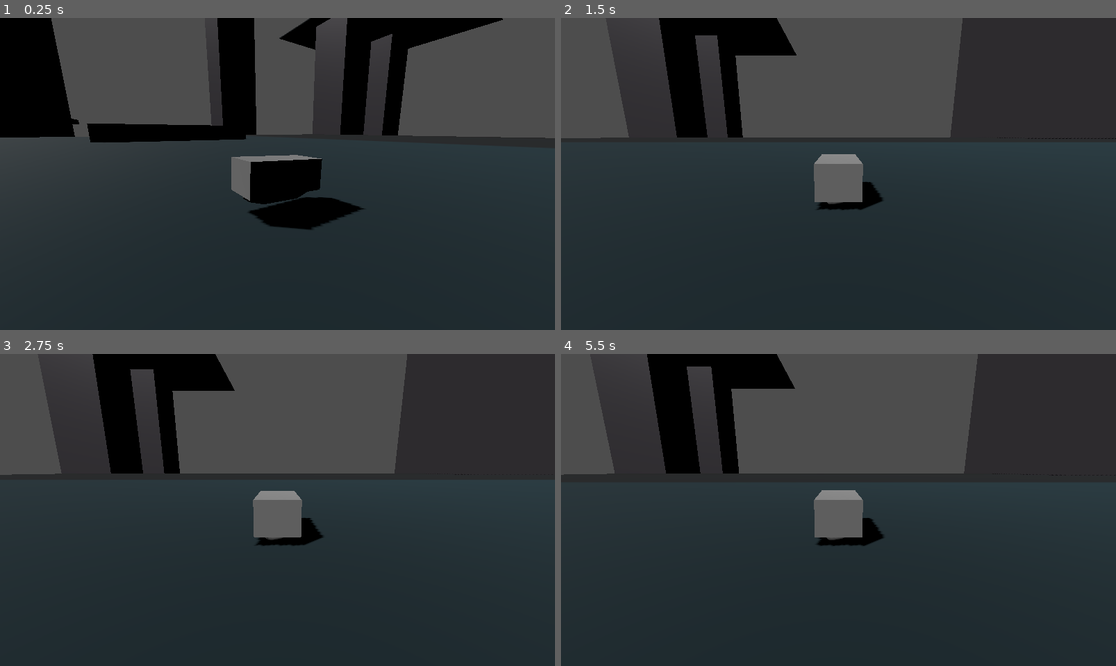
Above: before the commit, frames 1-4 (two rows, left to right).
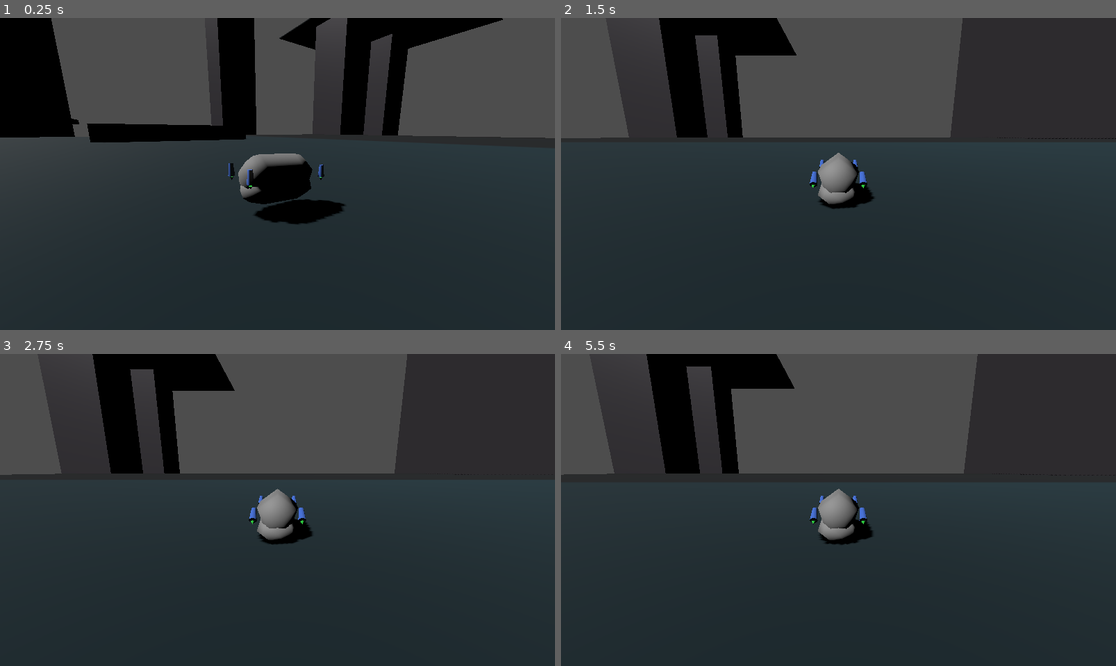
Above: after the commit, the same moments.

Repository: TaxiService/fcar
Game: Godot game, scene res://main.tscn
Two runs of this game, one before a commit and one after it. Both use one fixed random seed, a clock stepped at 60 frames per second and the inputs below. The engine's default icon, where the game draws it, is replaced by a stand-in: a white triangle on a blue panel in a dark square.
Inputs (mouse positions are in pixels of both pictures, inside the frame that each line leads up to):
- Up to frame 1 (0.25 s): no input
- Up to frame 2 (1.5 s): move the mouse to (866, 174) at 0.52 s; hold W (forward) from 0.53 s (still down); tap Ctrl (toggle_com_compensation, bound only after the commit) at 0.6 s; tap Space (jump) at 0.77 s; move the mouse to (810, 174) at 1.27 s; tap C (crouch) at 1.35 s
- Up to frame 3 (2.75 s): keep holding W (forward); tap Space (jump) at 1.52 s; tap Ctrl (toggle_com_compensation, bound only after the commit) at 1.55, 2.1 s; move the mouse to (288, 503) at 2.02 s
- Up to frame 4 (5.5 s): keep holding W (forward); move the mouse to (832, 516) at 2.77 s; tap Ctrl (toggle_com_compensation, bound only after the commit) at 2.85, 3.8, 4.35, 5.1 s; tap Space (jump) at 3.02, 3.77, 4.52 s; move the mouse to (877, 513) at 3.52 s; hold C (crouch) 3.53-4.28 s; tap Enter at 4.25 s; move the mouse to (794, 506) at 4.27 s; move the mouse to (844, 510) at 5.02 s

The runs differ from the first frame. In frame 1, 1.3% of the frame differs, in the area x 41-66%, y 43-68%; in frame 2, 1.2%; in frame 3, 1.1%; in frame 4, 1.3%.

Commit message:
Add debug visualization, CoM compensation, and heading hold
Debug visualization system:
- Thruster cylinders show direction at each wheel position
- Exhaust arrows point downward like fire, scale with thrust magnitude
- Toggle with debug_thrusters in inspector

Center of Mass compensation:
- Calculates lever arms from CoM for each wheel
- Adjusts thrust per-wheel to prevent unwanted rotation during translation
- Separate compensation for strafe, pitch, throttle, and yaw
- com_compensation_strength slider to dial in exact amount
- Toggle with Control key at runtime

Heading hold system:
- Actively cancels unwanted yaw when not pressing Q/E
- Like a gyroscope that locks heading during translation
- heading_hold_strength parameter for tuning
- Solves CoM-induced yaw more robustly than prediction alone

Input changes:
- Height lock moved to Z key
- CoM compensation toggle on Control key

🤖 Generated with [Claude Code](https://claude.com/claude-code)

Co-Authored-By: Claude Opus 4.5 <noreply@anthropic.com>

Diff:
--- a/FCar.gd
+++ b/FCar.gd
@@ -52,6 +52,12 @@
 @export var unstable_angular_damp: float = 0.8  # Angular damping when disabled/tumbling
 @export var stable_linear_damp: float = 2.0  # Linear damping when stabilizers active
 @export var unstable_linear_damp: float = 0.85  # Linear damping when disabled/tumbling
+@export_category("debug")
+@export var debug_thrusters: bool = false  # Show thruster direction cylinders and force arrows
+@export var com_compensation_enabled: bool = true  # Compensate for center of mass offset
+@export_range(0.0, 3.0, 0.1) var com_compensation_strength: float = 1.0  # How aggressively to compensate (1=calculated, 2=double, 0=none)
+@export var heading_hold_enabled: bool = true  # Actively cancel unwanted yaw when not turning
+@export var heading_hold_strength: float = 15.0  # How strongly to hold heading (higher = more stable)
 
 # Wheel/corner nodes for future force application
 # These should be Marker3D children positioned at the car's corners
@@ -59,6 +65,196 @@
 @onready var wheel_front_right: Node3D = $WheelFrontRight if has_node("WheelFrontRight") else null
 @onready var wheel_back_left: Node3D = $WheelBackLeft if has_node("WheelBackLeft") else null
 @onready var wheel_back_right: Node3D = $WheelBackRight if has_node("WheelBackRight") else null
+
+# Debug visualization
+var debug_cylinders: Array[MeshInstance3D] = []
+var debug_arrows: Array[MeshInstance3D] = []
+
+# CoM compensation - precomputed lever arms and compensation factors
+var wheel_lever_arms: Array[Vector3] = []  # Position of each wheel relative to CoM
+var strafe_compensation: Array[float] = []  # Thrust multiplier for strafing (prevents yaw)
+var pitch_compensation: Array[float] = []   # Thrust multiplier for forward/back (prevents roll)
+var yaw_compensation: Array[float] = []     # Yaw tilt multiplier (balances yaw torque around CoM)
+var throttle_compensation: Array[float] = []  # Thrust multiplier for up/down (prevents pitch/roll)
+
+func _ready():
+	if debug_thrusters:
+		_create_debug_visuals()
+	_calculate_com_compensation()
+
+func _calculate_com_compensation():
+	# Get center of mass (local to the rigid body)
+	var com = center_of_mass if center_of_mass_mode == 1 else Vector3.ZERO
+
+	var wheel_nodes = [wheel_front_left, wheel_front_right, wheel_back_left, wheel_back_right]
+
+	# Clear and recalculate
+	wheel_lever_arms.clear()
+	strafe_compensation.clear()
+	pitch_compensation.clear()
+	yaw_compensation.clear()
+	throttle_compensation.clear()
+
+	# First pass: calculate lever arms and find averages
+	var total_abs_z = 0.0
+	var total_abs_x = 0.0
+	var total_horizontal_dist = 0.0  # Distance in X-Z plane for yaw
+	var valid_count = 0
+
+	for wheel in wheel_nodes:
+		if wheel:
+			var lever = wheel.position - com
+			wheel_lever_arms.append(lever)
+			total_abs_z += abs(lever.z)
+			total_abs_x += abs(lever.x)
+			total_horizontal_dist += sqrt(lever.x * lever.x + lever.z * lever.z)
+			valid_count += 1
+		else:
+			wheel_lever_arms.append(Vector3.ZERO)
+
+	if valid_count == 0:
+		# No wheels, set defaults
+		for i in range(4):
+			strafe_compensation.append(1.0)
+			pitch_compensation.append(1.0)
+			yaw_compensation.append(1.0)
+			throttle_compensation.append(1.0)
+		return
+
+	var avg_abs_z = total_abs_z / valid_count
+	var avg_abs_x = total_abs_x / valid_count
+	var avg_horizontal_dist = total_horizontal_dist / valid_count
+
+	# Second pass: calculate compensation factors
+	# Wheels with larger lever arms get less thrust to prevent unwanted torque
+	for i in range(wheel_nodes.size()):
+		if wheel_nodes[i]:
+			var lever = wheel_lever_arms[i]
+
+			# Strafe compensation: based on Z lever (forward/back distance from CoM)
+			# Larger |Z| means more yaw torque when strafing, so reduce thrust
+			if abs(lever.z) > 0.01:
+				var strafe_comp = avg_abs_z / abs(lever.z)
+				strafe_compensation.append(clamp(strafe_comp, 0.3, 3.0))
+			else:
+				strafe_compensation.append(1.0)
+
+			# Pitch compensation: based on X lever (left/right distance from CoM)
+			# Larger |X| means more roll torque when pitching, so reduce thrust
+			if abs(lever.x) > 0.01:
+				var pitch_comp = avg_abs_x / abs(lever.x)
+				pitch_compensation.append(clamp(pitch_comp, 0.3, 3.0))
+			else:
+				pitch_compensation.append(1.0)
+
+			# Yaw compensation: based on horizontal distance from CoM
+			# Wheels further from CoM in X-Z plane create more yaw torque
+			# So reduce their yaw tilt to balance yaw response
+			var horizontal_dist = sqrt(lever.x * lever.x + lever.z * lever.z)
+			if horizontal_dist > 0.01:
+				var yaw_comp = avg_horizontal_dist / horizontal_dist
+				yaw_compensation.append(clamp(yaw_comp, 0.3, 3.0))
+			else:
+				yaw_compensation.append(1.0)
+
+			# Throttle compensation: based on horizontal distance from CoM
+			# When going up/down, wheels further from CoM create more pitch/roll torque
+			# So reduce their thrust to prevent unwanted rotation during vertical movement
+			if horizontal_dist > 0.01:
+				var throttle_comp = avg_horizontal_dist / horizontal_dist
+				throttle_compensation.append(clamp(throttle_comp, 0.3, 3.0))
+			else:
+				throttle_compensation.append(1.0)
+		else:
+			strafe_compensation.append(1.0)
+			pitch_compensation.append(1.0)
+			yaw_compensation.append(1.0)
+			throttle_compensation.append(1.0)
+
+	if debug_thrusters:
+		print("CoM compensation calculated:")
+		print("  Center of Mass: ", com)
+		print("  Lever arms: ", wheel_lever_arms)
+		print("  Strafe compensation: ", strafe_compensation)
+		print("  Pitch compensation: ", pitch_compensation)
+		print("  Yaw compensation: ", yaw_compensation)
+		print("  Throttle compensation: ", throttle_compensation)
+
+func _create_debug_visuals():
+	var wheel_nodes = [wheel_front_left, wheel_front_right, wheel_back_left, wheel_back_right]
+
+	for wheel in wheel_nodes:
+		if not wheel:
+			continue
+
+		# Create cylinder for thruster direction
+		var cylinder_mesh = MeshInstance3D.new()
+		var cylinder = CylinderMesh.new()
+		cylinder.top_radius = 0.05
+		cylinder.bottom_radius = 0.08
+		cylinder.height = 0.3
+		cylinder_mesh.mesh = cylinder
+
+		# Create material for cylinder (blue-ish)
+		var cyl_mat = StandardMaterial3D.new()
+		cyl_mat.albedo_color = Color(0.3, 0.5, 1.0, 0.8)
+		cyl_mat.transparency = BaseMaterial3D.TRANSPARENCY_ALPHA
+		cylinder_mesh.material_override = cyl_mat
+
+		add_child(cylinder_mesh)
+		debug_cylinders.append(cylinder_mesh)
+
+		# Create arrow for force vector
+		var arrow_mesh = MeshInstance3D.new()
+		var arrow = CylinderMesh.new()
+		arrow.top_radius = 0.0
+		arrow.bottom_radius = 0.04
+		arrow.height = 0.5
+		arrow_mesh.mesh = arrow
+
+		# Create material for arrow (green for force)
+		var arrow_mat = StandardMaterial3D.new()
+		arrow_mat.albedo_color = Color(0.2, 1.0, 0.3, 0.9)
+		arrow_mat.transparency = BaseMaterial3D.TRANSPARENCY_ALPHA
+		arrow_mesh.material_override = arrow_mat
+
+		add_child(arrow_mesh)
+		debug_arrows.append(arrow_mesh)
+
+func _update_debug_visual(index: int, wheel_pos: Vector3, thrust_direction: Vector3, thrust_magnitude: float):
+	if index >= debug_cylinders.size() or index >= debug_arrows.size():
+		return
+
+	var cylinder = debug_cylinders[index]
+	var arrow = debug_arrows[index]
+
+	# Position cylinder at wheel, pointing in thrust direction
+	cylinder.global_position = wheel_pos
+
+	# Rotate cylinder to point along thrust direction
+	# Cylinder's default orientation is along Y axis, so we need to align Y to thrust_direction
+	if thrust_direction.length() > 0.01:
+		var up = thrust_direction.normalized()
+		var right = up.cross(Vector3.FORWARD).normalized()
+		if right.length() < 0.01:
+			right = up.cross(Vector3.RIGHT).normalized()
+		var forward = right.cross(up).normalized()
+		cylinder.global_transform.basis = Basis(right, up, forward)
+
+	# Position arrow BELOW the cylinder (like thruster exhaust fire!)
+	# Points opposite to thrust direction, length scales with thrust magnitude
+	var arrow_length = clamp(thrust_magnitude / max_thrust, 0.1, 2.0) * 0.5
+	var exhaust_direction = -thrust_direction.normalized()  # Opposite of thrust = exhaust direction
+	arrow.global_position = wheel_pos + exhaust_direction * (0.15 + arrow_length * 0.5)
+	# Flip the basis to point downward (negate the up vector)
+	if thrust_direction.length() > 0.01:
+		var down = exhaust_direction
+		var right = down.cross(Vector3.FORWARD).normalized()
+		if right.length() < 0.01:
+			right = down.cross(Vector3.RIGHT).normalized()
+		var forward = right.cross(down).normalized()
+		arrow.global_transform.basis = Basis(right, down, forward)
+	arrow.scale = Vector3(1, arrow_length, 1)
 
 func engage_heightlock():
 	lock_height = !lock_height
@@ -164,9 +360,14 @@
 		if Input.is_action_pressed("turn_left"):  # E key
 			target_yaw = -1.0
 
-		# Height lock toggle
+		# Height lock toggle (Caps Lock)
 		if Input.is_action_just_pressed("height_brake"):
 			engage_heightlock()
+
+		# CoM compensation toggle (Control)
+		if Input.is_action_just_pressed("toggle_com_compensation"):
+			com_compensation_enabled = !com_compensation_enabled
+			print("CoM compensation: ", "ON" if com_compensation_enabled else "OFF")
 
 		# ===== APPLY INPUT SMOOTHING =====
 		# All axes ramp towards their targets (like analog sticks)
@@ -226,8 +427,10 @@
 			{"node": wheel_back_right, "is_front": false, "is_left": false}
 		]
 
+		var wheel_index = 0
 		for wheel in wheels:
 			if not wheel.node:
+				wheel_index += 1
 				continue
 
 			# Start with base tilt from movement input
@@ -236,7 +439,12 @@
 
 			# Add yaw component: front wheels tilt sideways opposite to back wheels
 			# This creates natural rotation through thrust differential
-			var yaw_tilt = input_yaw * yaw_thrust_angle
+			# Apply yaw compensation to balance torque around CoM (if enabled)
+			var yaw_comp = 1.0
+			if com_compensation_enabled and wheel_index < yaw_compensation.size():
+				# Apply strength: pow(comp, strength) - higher strength = more aggressive compensation
+				yaw_comp = pow(yaw_compensation[wheel_index], com_compensation_strength)
+			var yaw_tilt = input_yaw * yaw_thrust_angle * yaw_comp
 			if wheel.is_front:
 				tilt_roll += yaw_tilt  # Front wheels tilt one way
 			else:
@@ -279,13 +487,45 @@
 
 			thrust_multiplier = clamp(thrust_multiplier, 0.1, 2.0)  # Don't go negative or too high
 
+			# Apply Center of Mass compensation to prevent unwanted rotation during translation
+			# This adjusts thrust per wheel based on lever arm distance from CoM
+			var com_comp = 1.0
+			if com_compensation_enabled and wheel_index < throttle_compensation.size():
+				# Blend compensation based on input magnitude
+				# Each axis contributes its compensation weighted by input strength
+				var strafe_weight = abs(input_roll)
+				var pitch_weight = abs(input_pitch)
+				var throttle_weight = abs(throttle)  # Include vertical thrust!
+				var total_weight = strafe_weight + pitch_weight + throttle_weight
+
+				if total_weight > 0.01:
+					# Get base compensation values
+					var strafe_comp = strafe_compensation[wheel_index] if wheel_index < strafe_compensation.size() else 1.0
+					var pitch_comp = pitch_compensation[wheel_index] if wheel_index < pitch_compensation.size() else 1.0
+					var throt_comp = throttle_compensation[wheel_index]
+
+					# Apply strength: pow(comp, strength) - higher strength = more aggressive
+					strafe_comp = pow(strafe_comp, com_compensation_strength)
+					pitch_comp = pow(pitch_comp, com_compensation_strength)
+					throt_comp = pow(throt_comp, com_compensation_strength)
+
+					# Blend based on input weights
+					com_comp = (strafe_comp * strafe_weight + pitch_comp * pitch_weight + throt_comp * throttle_weight) / total_weight
+				# When not moving (hovering), no compensation needed
+
 			# Calculate thrust magnitude (with dissipation via thrust_power)
-			var thrust_magnitude = current_base_thrust * (1.0 + throttle) * altitude_compensation * thrust_multiplier * thrust_power
+			var thrust_magnitude = current_base_thrust * (1.0 + throttle) * altitude_compensation * thrust_multiplier * com_comp * thrust_power
 			thrust_magnitude = clamp(thrust_magnitude, 0.0, max_thrust)  # Cap at max thrust
 			var thrust_force = thrust_direction * thrust_magnitude * mass
 
 			# Apply thrust at wheel position
 			apply_force(thrust_force, wheel.node.global_position - global_position)
+
+			# Update debug visualization
+			if debug_thrusters:
+				_update_debug_visual(wheel_index, wheel.node.global_position, thrust_direction, thrust_magnitude)
+
+			wheel_index += 1
 
 	else:
 		# Car is disabled - decay all inputs towards zero
@@ -294,6 +534,13 @@
 		current_roll = move_toward(current_roll, 0.0, roll_acceleration * delta * 2.0)
 		current_throttle = move_toward(current_throttle, 0.0, throttle_acceleration * delta * 2.0)
 		current_yaw = move_toward(current_yaw, 0.0, yaw_acceleration * delta * 2.0)
+
+		# Update debug visuals to show disabled state (thrusters pointing up, no force)
+		if debug_thrusters:
+			var wheel_nodes = [wheel_front_left, wheel_front_right, wheel_back_left, wheel_back_right]
+			for i in range(wheel_nodes.size()):
+				if wheel_nodes[i]:
+					_update_debug_visual(i, wheel_nodes[i].global_position, Vector3.UP, 0.0)
 
 	# Apply damping and stabilization based on stability state
 	if is_stable:
@@ -321,6 +568,14 @@
 			apply_torque(-angular_velocity * mass)
 			# Corrective torque to stay upright
 			apply_torque(axis.normalized() * angle * mass * stabilizer_strength)
+
+			# Heading hold: when not intentionally yawing, actively cancel yaw velocity
+			# This prevents unwanted rotation from CoM-induced torque imbalance
+			if heading_hold_enabled and abs(current_yaw) < 0.1:
+				# Get yaw angular velocity (rotation around car's up axis)
+				var yaw_velocity = angular_velocity.dot(global_transform.basis.y)
+				# Apply counter-torque to cancel unwanted yaw
+				apply_torque(-global_transform.basis.y * yaw_velocity * mass * heading_hold_strength)
 	else:
 		# Disabled - use lower damping, let it tumble naturally
 		linear_damp = unstable_linear_damp
--- a/main.tscn
+++ b/main.tscn
@@ -49,12 +49,9 @@
 [sub_resource type="ConvexPolygonShape3D" id="ConvexPolygonShape3D_1juei"]
 points = PackedVector3Array(0.5, 0, 1, -0.5, 0, 1, -0.3, -0.2, 0.6, 0.3, -0.2, 0.6, 0.3, -0.2, -0.6, 0.5, 0, -1, -0.5, 0, -1, -0.3, -0.2, -0.6)
 
-[sub_resource type="StandardMaterial3D" id="StandardMaterial3D_hkrge"]
-albedo_color = Color(0.486275, 0.486275, 0.486275, 1)
-
-[sub_resource type="BoxMesh" id="BoxMesh_25rs8"]
-material = SubResource("StandardMaterial3D_hkrge")
-size = Vector3(1, 0.8, 2)
+[sub_resource type="CapsuleMesh" id="CapsuleMesh_h2yge"]
+radial_segments = 5
+rings = 3
 
 [sub_resource type="CapsuleMesh" id="CapsuleMesh_feaec"]
 radial_segments = 7
@@ -221,6 +218,8 @@
 linear_damp = 1.0
 angular_damp = 1.0
 script = ExtResource("1_fr0kx")
+debug_thrusters = true
+com_compensation_enabled = false
 
 [node name="CollisionShape3D" type="CollisionShape3D" parent="FCar"]
 shape = SubResource("BoxShape3D_eaf57")
@@ -230,7 +229,8 @@
 shape = SubResource("ConvexPolygonShape3D_1juei")
 
 [node name="MeshInstance3D" type="MeshInstance3D" parent="FCar"]
-mesh = SubResource("BoxMesh_25rs8")
+transform = Transform3D(1, 0, 0, 0, -4.371139e-08, -1, 0, 1, -4.371139e-08, 0, 0, 0)
+mesh = SubResource("CapsuleMesh_h2yge")
 
 [node name="MeshInstance3D2" type="MeshInstance3D" parent="FCar"]
 transform = Transform3D(1.00635, 0, 0, 0, -4.3225e-08, -0.670446, 0, 0.988872, -2.93061e-08, 0, -0.336463, 0)
--- a/project.godot
+++ b/project.godot
@@ -63,6 +63,11 @@
 }
 height_brake={
 "deadzone": 0.5,
-"events": [Object(InputEventKey,"resource_local_to_scene":fa …(140 unchanged characters)… d":false,"keycode":0,"physical_keycode":4194325,"key_label":0,"unicode":0,"location":0,"echo":false,"script":null)
+"events": [Object(InputEventKey,"resource_local_to_scene":fa …(140 unchanged characters)… d":false,"keycode":0,"physical_keycode":90,"key_label":0,"unicode":122,"location":0,"echo":false,"script":null)
 ]
 }
+toggle_com_compensation={
+"deadzone": 0.5,
+"events": [Object(InputEventKey,"resource_local_to_scene":false,"resource_name":"","device":-1,"window_id":0,"alt_pressed":false,"shift_pressed":false,"ctrl_pressed":false,"meta_pressed":false,"pressed":false,"keycode":0,"physical_keycode":4194326,"key_label":0,"unicode":0,"location":0,"echo":false,"script":null)
+]
+}
Not shown: 1 places in main.tscn that only renumber resources
